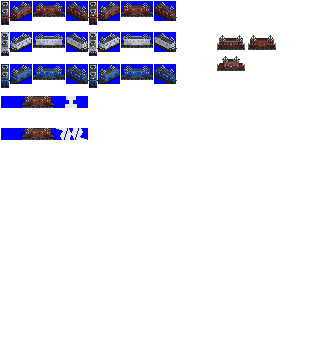
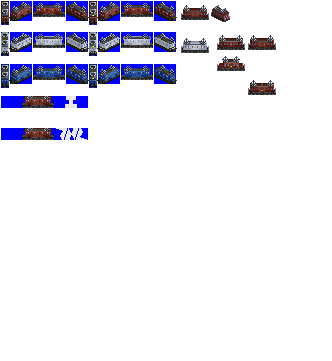
Revision of a layered 332×361 image; what changed, layer by layer:
added layer "Pasted Layer #4" above "ef10" over (x1=181, y1=38, x2=209, y2=53)
renamed "Pasted Layer #4" to "ef10", painted on it over (x1=181, y1=5, x2=276, y2=95)
